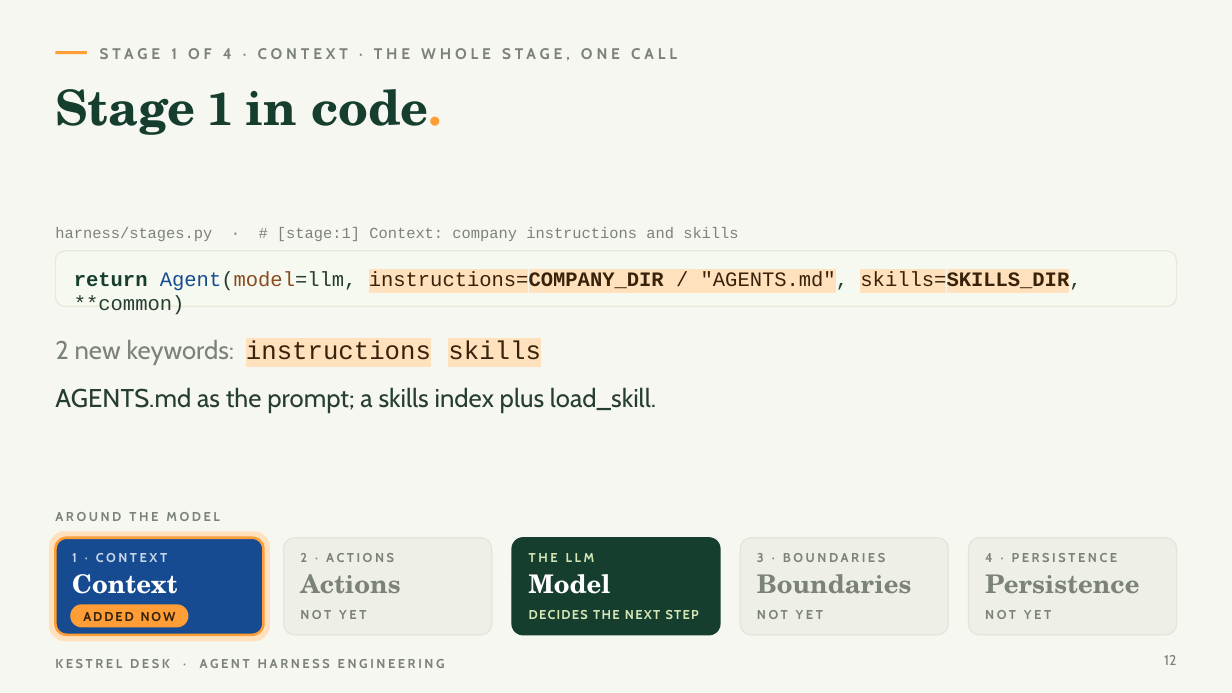
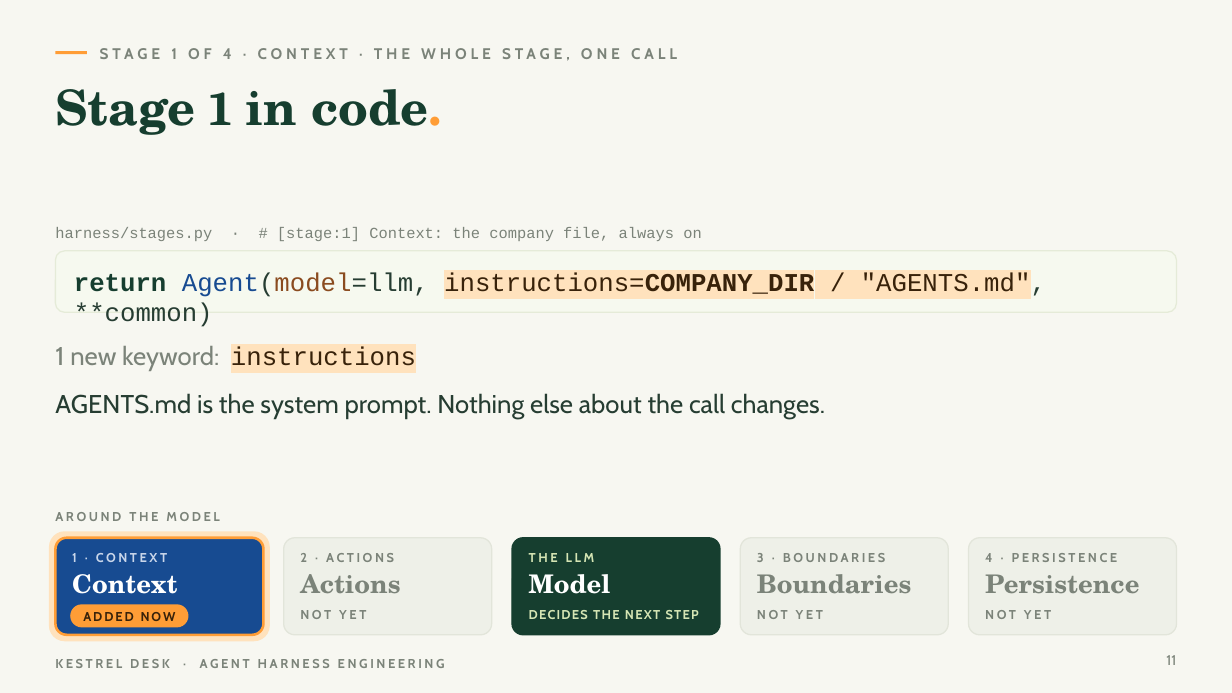
Before and after one commit to shubham-t/kestrel-desk, a slide deck: slide 11 of deck/Kestrel-Desk-Harness-Engineering.pptx (slide 12 before the commit). Drawn at 1232x693 pixels with LibreOffice and Linux fonts; fonts in the diff are those of the drawing. Boxes give left, top, right and bottom in pixels: in the first picture for what was removed or moved away, otherwise in the second. Text is boxed around its words. In the diff, an @@ line names an element or a change of style, - is before the commit and + after.

```diff
--- a/deck/Kestrel-Desk-Harness-Engineering.pptx
+++ b/deck/Kestrel-Desk-Harness-Engineering.pptx
@@ text at [55, 227, 701, 241]: text changed @@
-harness/stages.py · # [stage:1] Context: company instructions and skills
+harness/stages.py · # [stage:1] Context: the company file, always on
@@ rounded rectangle: place and size @@
-rounded rectangle at [55, 250, 1177, 306]
+rounded rectangle at [55, 250, 1177, 312]
@@ rounded rectangle at [55, 250, 1177, 312]: proportions changed @@
@@ text at [74, 272, 1046, 299]: text changed; size 16 to 20 pt @@
-return Agent(model=llm, instructions=COMPANY_DIR / "AGENTS.md", skills=SKILLS_DIR, **common)
+return Agent(model=llm, instructions=COMPANY_DIR / "AGENTS.md", **common)
@@ text at [55, 346, 416, 371]: text changed; font Courier New to Cabin; text colour #38220A to #7B8379 @@
-2 new keywords: instructions skills
+1 new keyword: instructions
@@ text at [55, 393, 825, 419]: text changed @@
-AGENTS.md as the prompt; a skills index plus load_skill.
+AGENTS.md is the system prompt. Nothing else about the call changes.
@@ page number at [1166, 655, 1176, 665]: text changed @@
-12
+11
```
Also in this commit, not shown: 14 other slides changed, 3 slides added, 3 slides removed, 33 other files.
